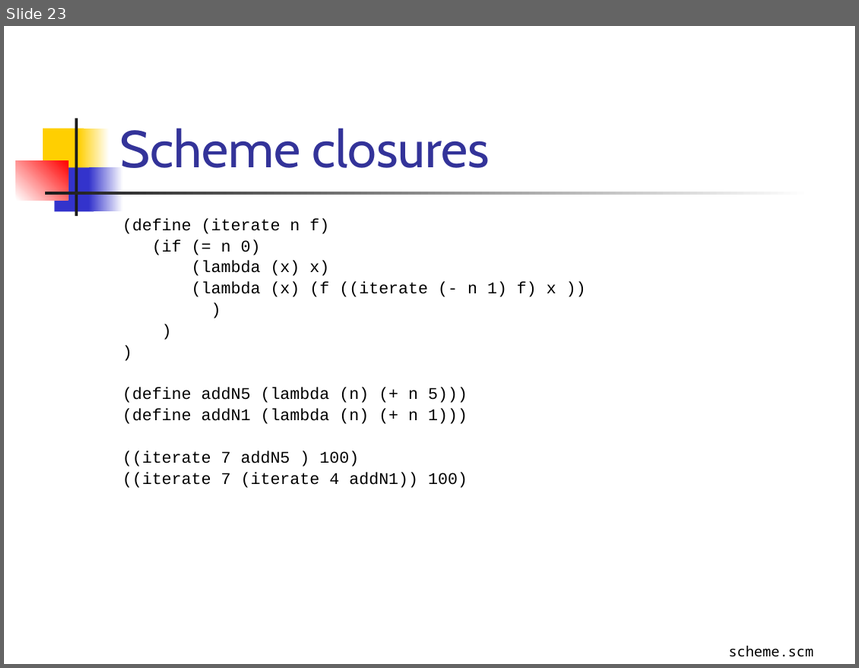
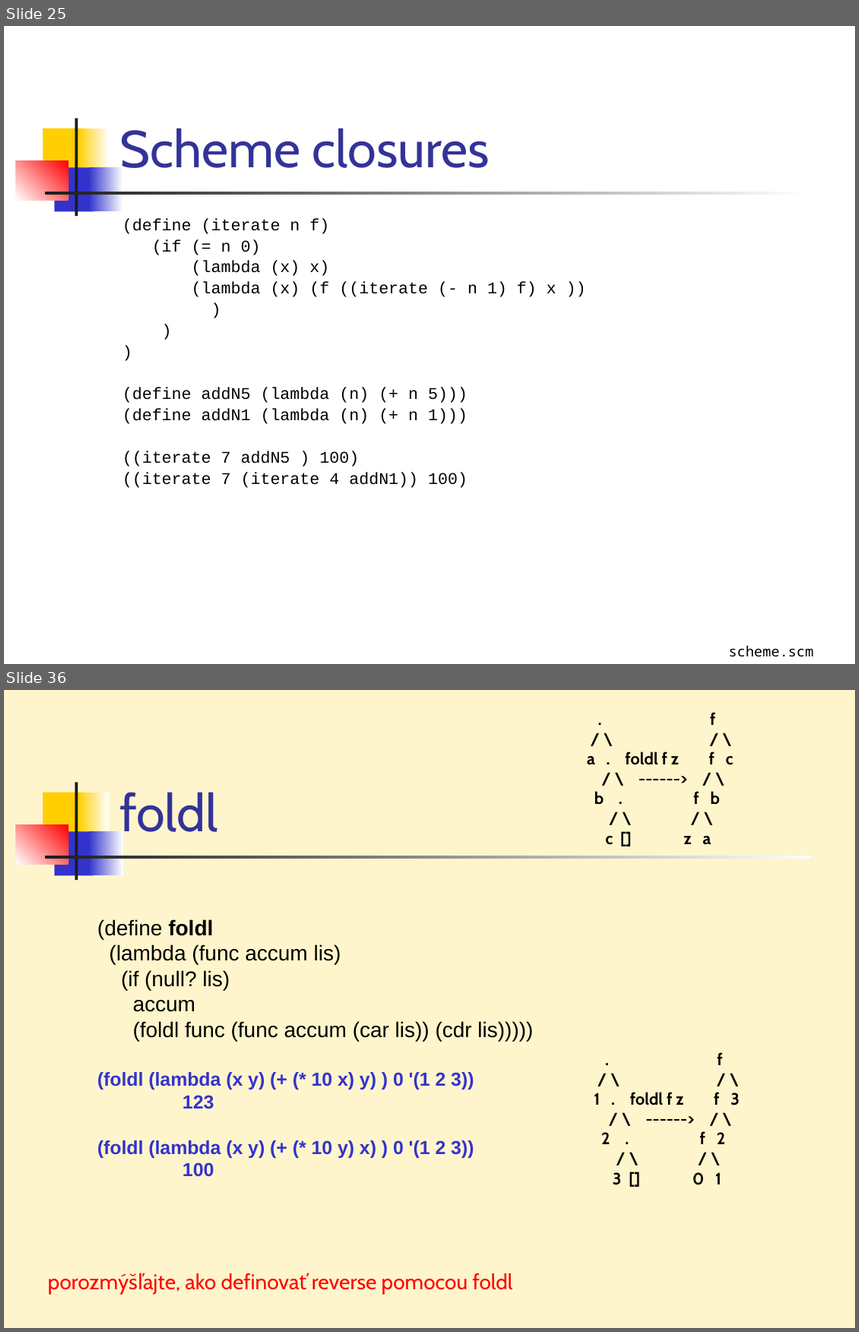
Before and after one commit to Funkcionalne/Prednasky, a slide deck: 01/01_fpro.ppt. Shown one above the other, each under a label of ours: slide 23 before the commit, slides 25 and 36 after it; the slides between them are not shown. The pictures are 859x668 and 859x1332 pixels, drawn with LibreOffice and Linux fonts; fonts in the diff are those of the drawing. Boxes give left, top, right and bottom in pixels: in the first picture for what was removed or moved away, otherwise in the second. Text is boxed around its words. In the diff, an @@ line names an element or a change of style, - is before the commit and + after.

```diff
--- a/01/01_fpro.ppt
+++ b/01/01_fpro.ppt
@@ slide 36 added at <box>4,690,855,1328</box>, background #FFF5CC; not listed: 7 template elements that a slide beside it also shows @@
@@ text added at <box>587,712,734,845</box>, 14 pt, text #000000, bold @@
+. f
+/ \ / \
+a . foldl f z f c
+/ \ ------> / \
+b . f b
+/ \ / \
+c [] z a
@@ title added at <box>120,792,218,843</box>, 44 pt, text #333399 @@
+foldl
@@ text added at <box>97,920,533,1177</box>, 18 pt, text #000000 @@
+(define foldl
+(lambda (func accum lis)
+(if (null? lis)
+accum
+(foldl func (func accum (car lis)) (cdr lis)))))
+(foldl (lambda (x y) (+ (* 10 x) y) ) 0 '(1 2 3))
+123
+(foldl (lambda (x y) (+ (* 10 y) x) ) 0 '(1 2 3))
+100
@@ text added at <box>594,1053,740,1186</box>, 14 pt, text #000000, bold @@
+. f
+/ \ / \
+1 . foldl f z f 3
+/ \ ------> / \
+2 . f 2
+/ \ / \
+3 [] 0 1
@@ text added at <box>185,1274,513,1295</box>, 18 pt, text #FF0000 @@
+porozmýšľajte, ako definovať reverse pomocou foldl
@@ what was slide 23 is now slide 25 @@
```
Also in this commit, not shown: 2 slides changed, 16 other slides added, 1 other file.
